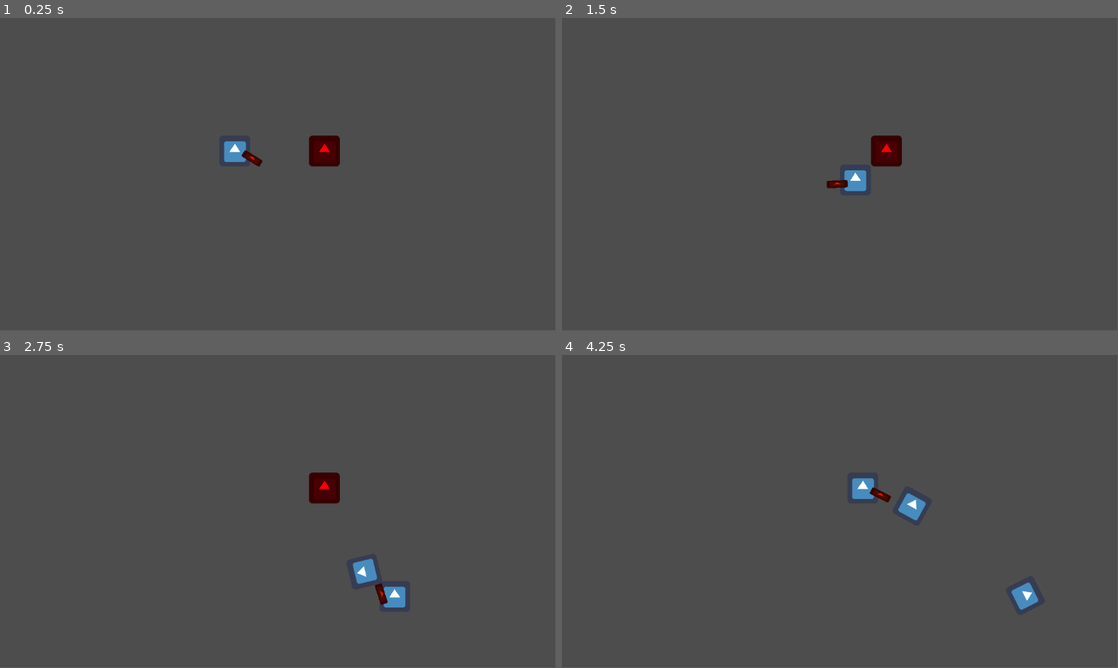
Above: before the commit, frames 1-4 (two rows, left to right).
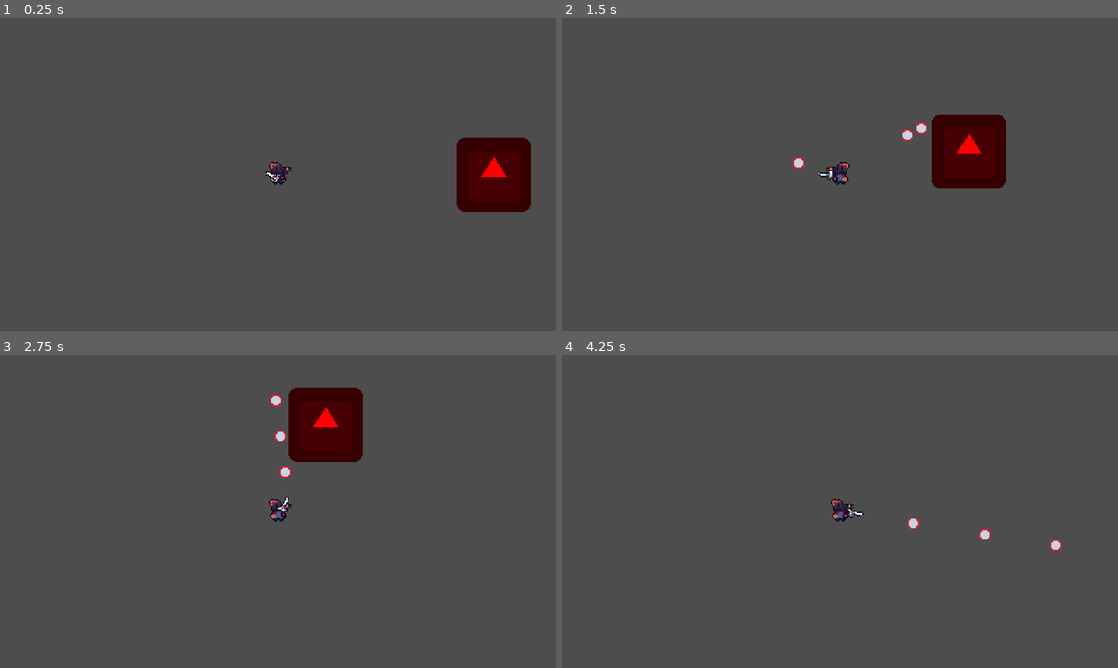
Above: after the commit, the same moments.

Repository: udison/tcc-project
Game: Godot game, scene res://scenes/worlds/world_test.tscn
The game is run twice, just before and just after one commit, with the same random seed, the same clock (stepped at 60 frames per second) and the same inputs. The engine's default icon, where the game draws it, is replaced by a stand-in: a white triangle on a blue panel in a dark square.
Inputs (mouse positions are in pixels of both pictures, inside the frame that each line leads up to):
- Up to frame 1 (0.25 s): no input
- Up to frame 2 (1.5 s): tap Enter at 0.5 s; move the mouse to (962, 158) at 0.52 s; press the mouse at (962, 158) at 0.53 s; hold D (right) 0.53-1.28 s; move the mouse to (728, 190) at 1.27 s; release the mouse at (728, 190) at 1.28 s; hold S (down) from 1.28 s (still down); click (728, 190) at 1.35 s
- Up to frame 3 (2.75 s): move the mouse to (333, 442) at 2.02 s; release S (down) at 2.03 s; press the mouse at (333, 442) at 2.03 s; hold D (right) from 2.03 s (still down)
- Up to frame 4 (4.25 s): move the mouse to (812, 574) at 2.77 s; release D (right) at 2.78 s; release the mouse at (812, 574) at 2.78 s; hold W (up) 2.78-3.53 s; click (812, 574) at 2.85 s; move the mouse to (1006, 558) at 3.52 s; press the mouse at (1006, 558) at 3.53 s; hold A (left) from 3.53 s (still down)
The window is 799x449 before the commit and 800x450 after it. Grey fills any space a smaller window leaves; there, only what the larger window draws over its background counts as a difference.

The runs differ from the first frame. In frame 1, 4.2% of the frame differs, in the area x 40-96%, y 37-62%; in frame 2, 4.4%; in frame 3, 4.7%, in the area x 48-73%, y 10-81%; in frame 4, 1.3%.

Commit message:
added some sprites and tweaked some values

Diff:
--- a/project.godot
+++ b/project.godot
@@ -14,12 +14,12 @@
 "language": &"GDScript",
 "path": "res://scripts/combat/Bullet.gd"
 }, {
-"base": "Node2D",
+"base": "CharacterBody2D",
 "class": &"Entity",
 "language": &"GDScript",
 "path": "res://scripts/characters/Entity.gd"
 }, {
-"base": "CharacterBody2D",
+"base": "Entity",
 "class": &"Player",
 "language": &"GDScript",
 "path": "res://scripts/characters/Player.gd"
@@ -46,6 +46,15 @@
 [autoload]
 
 PhysicsLayers="*res://scripts/gameplay/PhysicsLayers.gd"
+
+[display]
+
+window/size/viewport_width=480
+window/size/viewport_height=270
+window/size/window_width_override=1280
+window/size/window_height_override=720
+window/stretch/mode="viewport"
+window/stretch/aspect="expand"
 
 [input]
 
@@ -85,3 +94,7 @@
 2d_physics/layer_1="Player"
 2d_physics/layer_2="Enemies"
 2d_physics/layer_3="World"
+
+[rendering]
+
+textures/canvas_textures/default_texture_filter=0
--- a/scenes/characters/Player.tscn
+++ b/scenes/characters/Player.tscn
@@ -1,21 +1,27 @@
 [gd_scene load_steps=5 format=3 uid="uid://daosa1stp7suf"]
 
 [ext_resource type="Script" path="res://scripts/characters/Player.gd" id="1_dj402"]
-[ext_resource type="Texture2D" uid="uid://xqtpewd10cdn" path="res://icon.png" id="2_22fre"]
+[ext_resource type="Texture2D" uid="uid://b0e1u1uwu4oao" path="res://sprites/characters/rat.png" id="2_xdpt1"]
 [ext_resource type="PackedScene" uid="uid://ctsx0pok1eoi0" path="res://scenes/weapons/Weapon.tscn" id="3_x4aqg"]
 
 [sub_resource type="RectangleShape2D" id="RectangleShape2D_5tg7u"]
-size = Vector2(64, 64)
+size = Vector2(10, 16)
 
 [node name="Player" type="CharacterBody2D"]
 collision_mask = 6
 script = ExtResource( "1_dj402" )
+SPEED = 2.0
+speed = 100.0
 
 [node name="Sprite" type="Sprite2D" parent="."]
-texture = ExtResource( "2_22fre" )
+texture = ExtResource( "2_xdpt1" )
 
 [node name="CollisionShape" type="CollisionShape2D" parent="."]
 shape = SubResource( "RectangleShape2D_5tg7u" )
 
 [node name="Weapon" parent="." instance=ExtResource( "3_x4aqg" )]
-position = Vector2(24, 8)
+position = Vector2(4, 3)
+
+[node name="Camera2D" type="Camera2D" parent="."]
+current = true
+smoothing_enabled = true
--- a/scenes/weapons/Bullet.tscn
+++ b/scenes/weapons/Bullet.tscn
@@ -1,16 +1,17 @@
 [gd_scene load_steps=4 format=3 uid="uid://cwenxq7brxuot"]
 
-[ext_resource type="Texture2D" uid="uid://xqtpewd10cdn" path="res://icon.png" id="1_ehuey"]
 [ext_resource type="Script" path="res://scripts/combat/Bullet.gd" id="1_nqvo2"]
+[ext_resource type="Texture2D" uid="uid://t2m6hudkxdwn" path="res://sprites/combat/bullet.png" id="2_4tlrh"]
 
 [sub_resource type="CircleShape2D" id="CircleShape2D_prrmr"]
-radius = 32.0156
+radius = 3.0
 
 [node name="Bullet" type="Node2D"]
 script = ExtResource( "1_nqvo2" )
+VELOCITY = 150.0
 
 [node name="Sprite" type="Sprite2D" parent="."]
-texture = ExtResource( "1_ehuey" )
+texture = ExtResource( "2_4tlrh" )
 
 [node name="Area" type="Area2D" parent="."]
 collision_layer = 0
--- a/scenes/weapons/Weapon.tscn
+++ b/scenes/weapons/Weapon.tscn
@@ -1,21 +1,20 @@
 [gd_scene load_steps=4 format=3 uid="uid://ctsx0pok1eoi0"]
 
 [ext_resource type="Script" path="res://scripts/combat/Weapon.gd" id="1_siwdi"]
-[ext_resource type="Texture2D" uid="uid://xqtpewd10cdn" path="res://icon.png" id="2_cfyvn"]
 [ext_resource type="PackedScene" uid="uid://cwenxq7brxuot" path="res://scenes/weapons/Bullet.tscn" id="2_x7cbe"]
+[ext_resource type="Texture2D" uid="uid://dms5b65kpfrnv" path="res://sprites/combat/revolver.png" id="3_ipm1y"]
 
 [node name="Weapon" type="Node2D"]
 script = ExtResource( "1_siwdi" )
+fire_rate = 250.0
 bullet_scene = ExtResource( "2_x7cbe" )
 
 [node name="Sprite" type="Sprite2D" parent="."]
-modulate = Color(1, 0.0705882, 0, 1)
-position = Vector2(14, 0)
-scale = Vector2(0.68, 0.24)
-texture = ExtResource( "2_cfyvn" )
+position = Vector2(6, -3)
+texture = ExtResource( "3_ipm1y" )
 
 [node name="Muzzle" type="Node2D" parent="."]
-position = Vector2(36, 0)
+position = Vector2(14, -4)
 
 [node name="FireTimer" type="Timer" parent="."]
 
--- a/scenes/worlds/world_test.tscn
+++ b/scenes/worlds/world_test.tscn
@@ -6,7 +6,8 @@
 [node name="World" type="Node2D"]
 
 [node name="Player" parent="." instance=ExtResource( "1_ejp24" )]
-position = Vector2(487, 276)
+position = Vector2(160, 90)
+SPEED = 300.0
 
 [node name="Enemy" parent="." instance=ExtResource( "2_n2jf5" )]
-position = Vector2(673, 276)
+position = Vector2(346, 90)
--- a/scripts/characters/Entity.gd
+++ b/scripts/characters/Entity.gd
@@ -1,7 +1,8 @@
-extends Node2D
+extends CharacterBody2D
 class_name Entity
 
 @export var health: float = 100.0
+@export var speed: float = 3.0
 
 func take_damage(amount: float):
 	print(str(name) + ' taking ' + str(amount) + ' damage')
--- a/scripts/characters/Player.gd
+++ b/scripts/characters/Player.gd
@@ -1,15 +1,14 @@
-extends CharacterBody2D
+extends Entity
 class_name Player
-
-const SPEED: float = 300.0
 
 var motion: Vector2 = Vector2.ZERO
 var looking_right: bool = true
 
-func _physics_process(delta):
+func _physics_process(delta: float):
 	input_handler()
 	move()
 	rotate_to_mouse()
+	print(speed)
 
 func input_handler():
 	motion.x = Input.get_axis('left', 'right')
@@ -18,10 +17,10 @@
 
 func move():
 	if motion != Vector2.ZERO:
-		velocity = motion * SPEED
+		velocity = motion * speed
 	else:
-		velocity.x = move_toward(velocity.x, 0, SPEED)
-		velocity.y = move_toward(velocity.y, 0, SPEED)
+		velocity.x = move_toward(velocity.x, 0, speed)
+		velocity.y = move_toward(velocity.y, 0, speed)
 
 	move_and_slide()
 
--- a/scripts/combat/Bullet.gd
+++ b/scripts/combat/Bullet.gd
@@ -6,10 +6,12 @@
 
 @onready var area: Area2D = $Area
 @onready var lifespan_timer: Timer = $LifespanTimer
+@onready var sprite: Sprite2D = $Sprite
 
 var shot_by_player: bool = false
 
 func _ready():
+	sprite.global_rotation = 0
 	var collision_mask: int = 0
 
 	if shot_by_player:
@@ -20,7 +22,7 @@
 	area.set_collision_mask(collision_mask)
 
 func _physics_process(delta):
-	position += Vector2.RIGHT.rotated(global_rotation) * VELOCITY
+	position += Vector2.RIGHT.rotated(global_rotation) * VELOCITY * delta
 
 func _on_body_entered(body):
 	if body is Entity:
Binary file added: .aseprite/Characters/Rat.aseprite
Binary file added: .aseprite/Characters/_base.aseprite
Binary file added: sprites/characters/rat.png
Not shown, added: sprites/characters/rat.png.import
Binary file added: sprites/combat/bullet.png
Not shown, added: sprites/combat/bullet.png.import
Binary file added: sprites/combat/revolver.png
Not shown, added: sprites/combat/revolver.png.import
